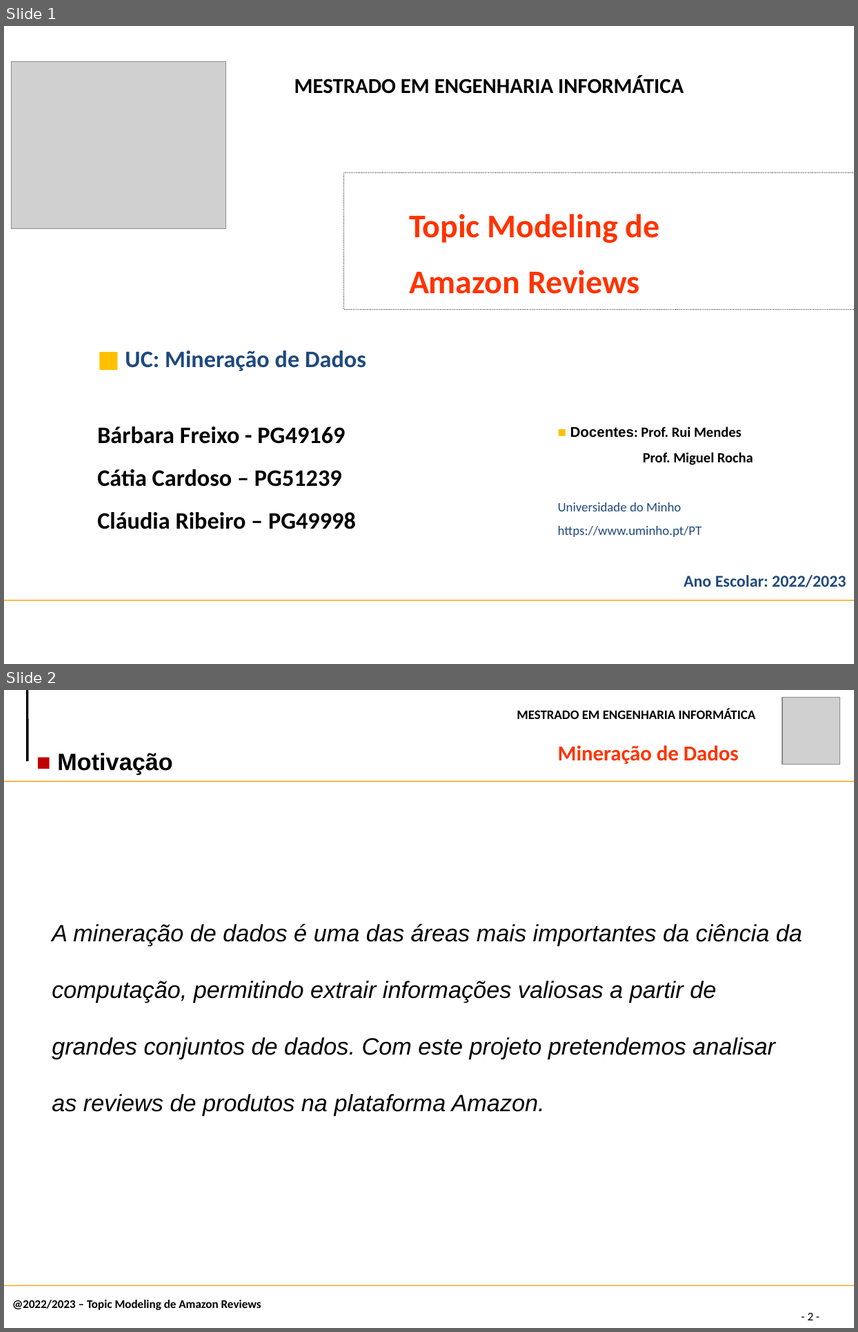
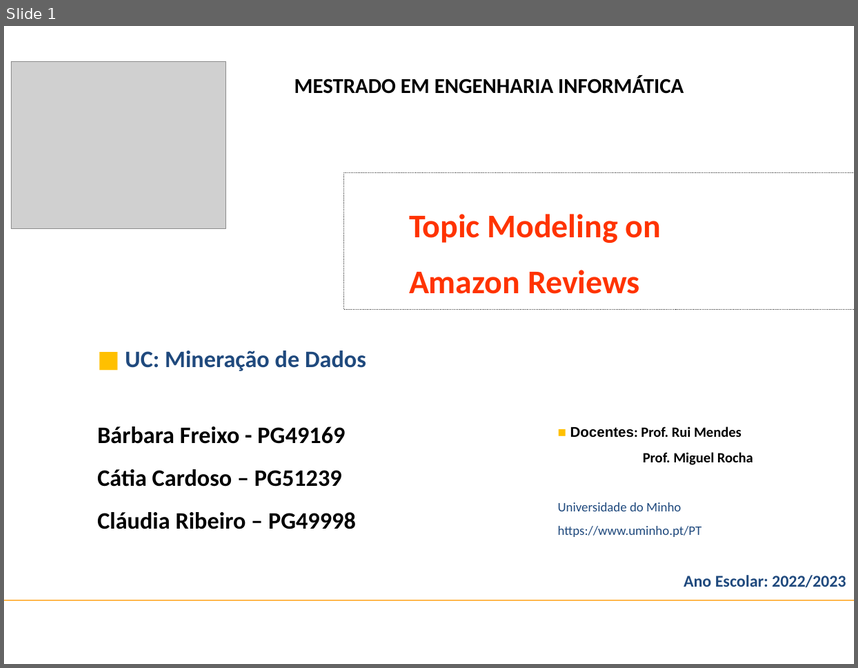
Before and after one commit to claudiadmr/MD-Projeto, a slide deck: Fase2/MD.pptx. Shown one above the other, each under a label of ours: slides 1 and 2 before the commit, slide 1 after it. The pictures are 858x1332 and 858x668 pixels, drawn with LibreOffice and Linux fonts; fonts in the diff are those of the drawing; grey boxes stand for pictures. Boxes give left, top, right and bottom in pixels: in the first picture for what was removed or moved away, otherwise in the second. Text is boxed around its words. In the diff, an @@ line names an element or a change of style, - is before the commit and + after.

```diff
--- a/Fase2/MD.pptx
+++ b/Fase2/MD.pptx
@@ slide 2 removed at bbox=[4, 690, 854, 1328], background #FFFFFF @@
@@ line removed from (27, 690) to (27, 761) @@
@@ text removed at bbox=[517, 709, 756, 719] @@
-MESTRADO EM ENGENHARIA INFORMÁTICA
@@ picture removed at bbox=[783, 697, 840, 764] @@
@@ text removed at bbox=[558, 745, 739, 764] @@
-Mineração de Dados
@@ text removed at bbox=[57, 753, 172, 774] @@
-■ Motivação
@@ line removed from (4, 781) to (854, 781) @@
@@ text removed at bbox=[52, 923, 802, 1116] @@
-A mineração de dados é uma das áreas mais importantes da ciência da computação, permitindo extrair informações valiosas a partir de grandes conjuntos de dados. Com este projeto pretendemos analisar as reviews de produtos na plataforma Amazon.
@@ line removed from (4, 1285) to (854, 1285) @@
@@ text removed at bbox=[12, 1299, 261, 1310] @@
-@2022/2023 – Topic Modeling de Amazon Reviews
@@ page number removed at bbox=[808, 1312, 814, 1320] @@
-- 2 -
@@ slide 1 changed as well @@
@@ text at bbox=[409, 214, 661, 243]: text changed @@
-Topic Modeling de
+Topic Modeling on
```
Also in this commit, not shown: 8 other slides changed.
